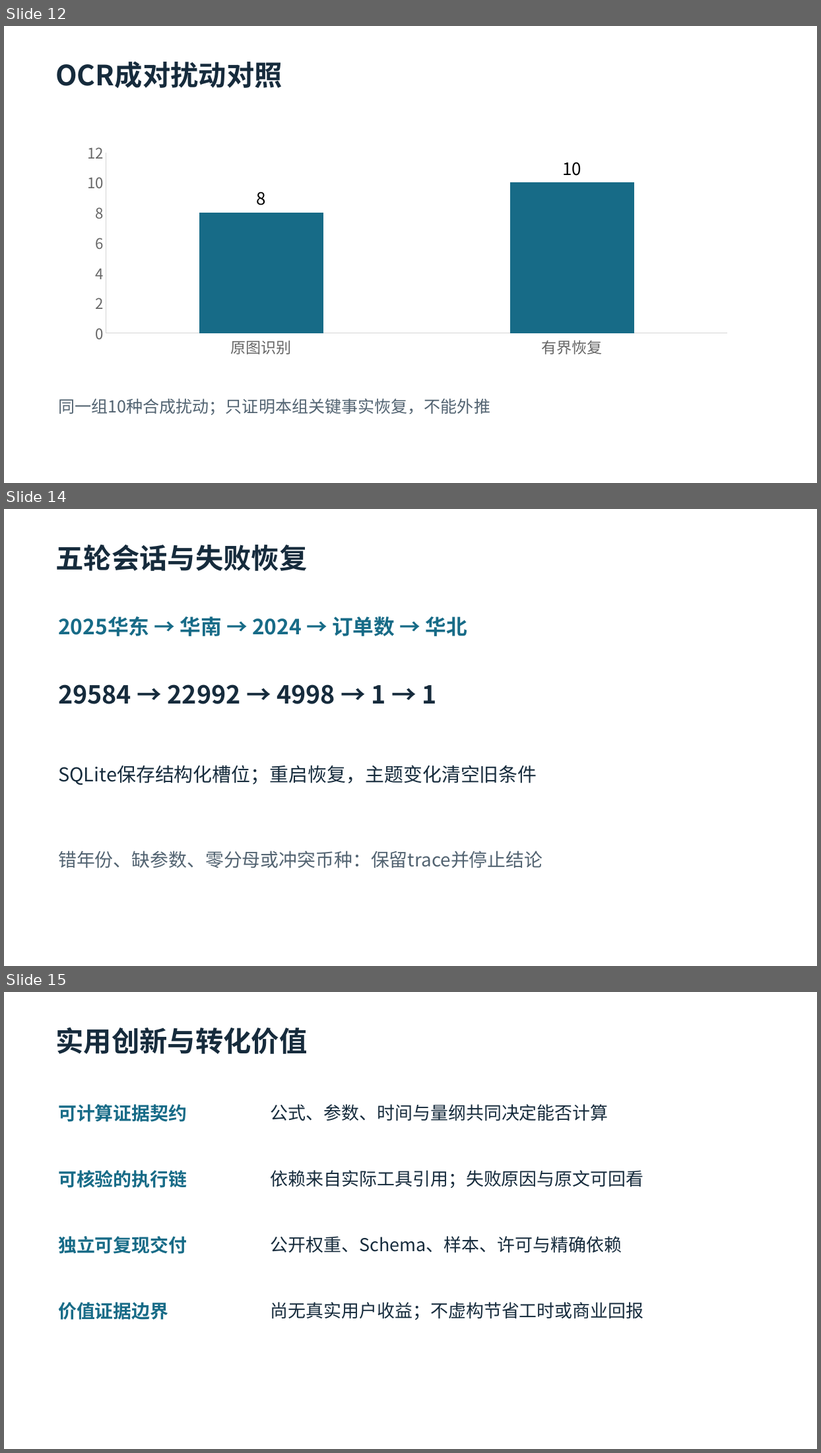
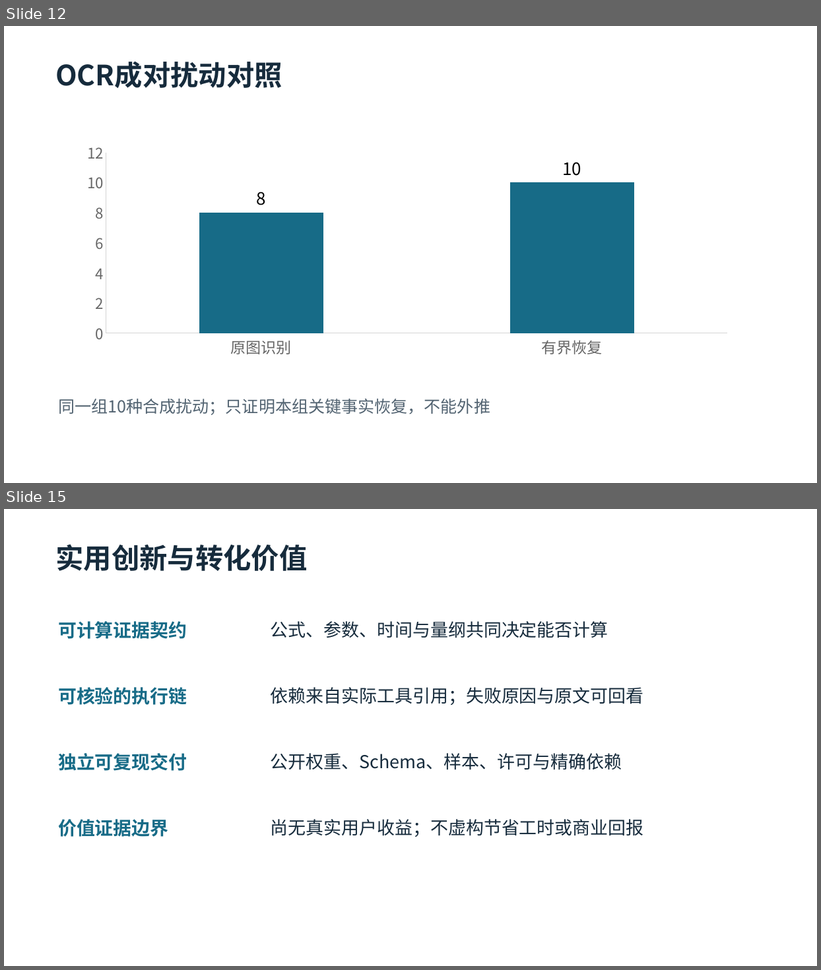
Before and after one commit to xk-uestc/omni-agent, a slide deck: delivery/05-anonymous-defense.pptx. Shown one above the other, each under a label of ours: slides 12, 14 and 15 before the commit, slides 12 and 15 after it; the slides between them are not shown. The pictures are 821x1453 and 821x970 pixels, drawn with LibreOffice and Linux fonts; fonts in the diff are those of the drawing. Boxes give left, top, right and bottom in pixels: in the first picture for what was removed or moved away, otherwise in the second. Text is boxed around its words. In the diff, an @@ line names an element or a change of style, - is before the commit and + after.

```diff
--- a/delivery/05-anonymous-defense.pptx
+++ b/delivery/05-anonymous-defense.pptx
@@ slide 14 removed at [4,509,817,966], background #FFFFFF @@
@@ text removed at [55,545,307,571] @@
-五轮会话与失败恢复
@@ text removed at [58,617,467,636] @@
-2025华东 → 华南 → 2024 → 订单数 → 华北
@@ text removed at [58,685,436,704] @@
-29584 → 22992 → 4998 → 1 → 1
@@ text removed at [58,765,537,786] @@
-SQLite保存结构化槽位；重启恢复，主题变化清空旧条件
@@ text removed at [58,851,543,868] @@
-错年份、缺参数、零分母或冲突币种：保留trace并停止结论
```
Also in this commit, not shown: 4 slides changed, 1 slide added, 43 other files.
